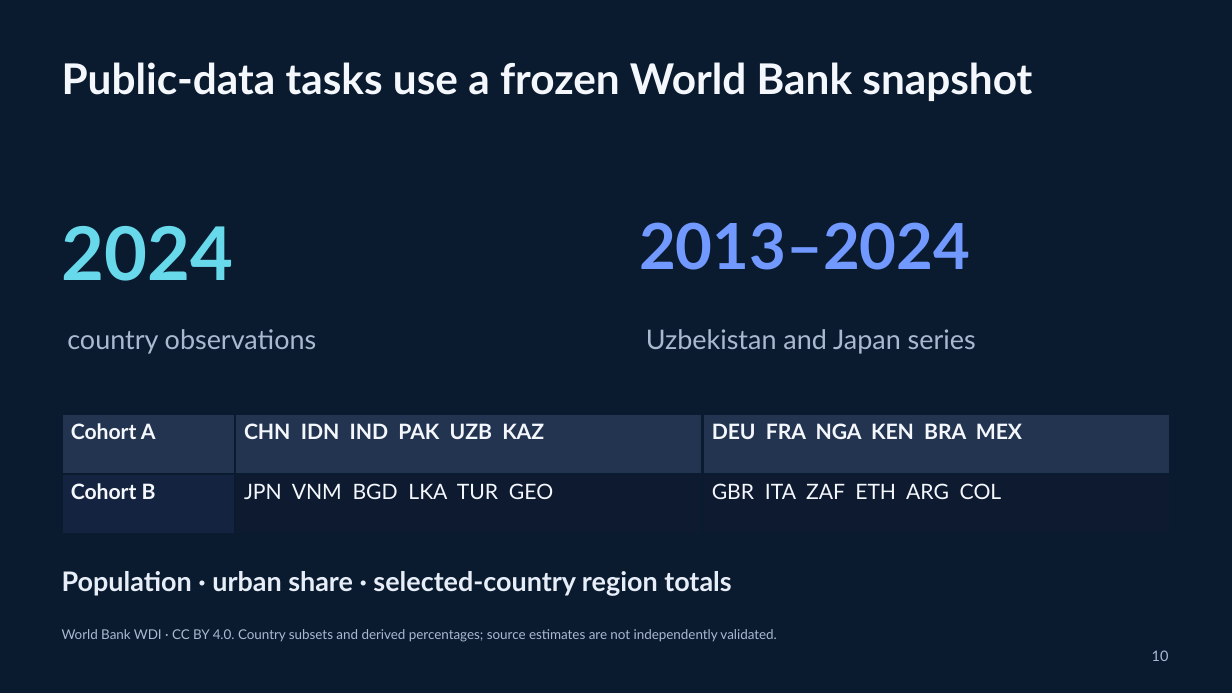
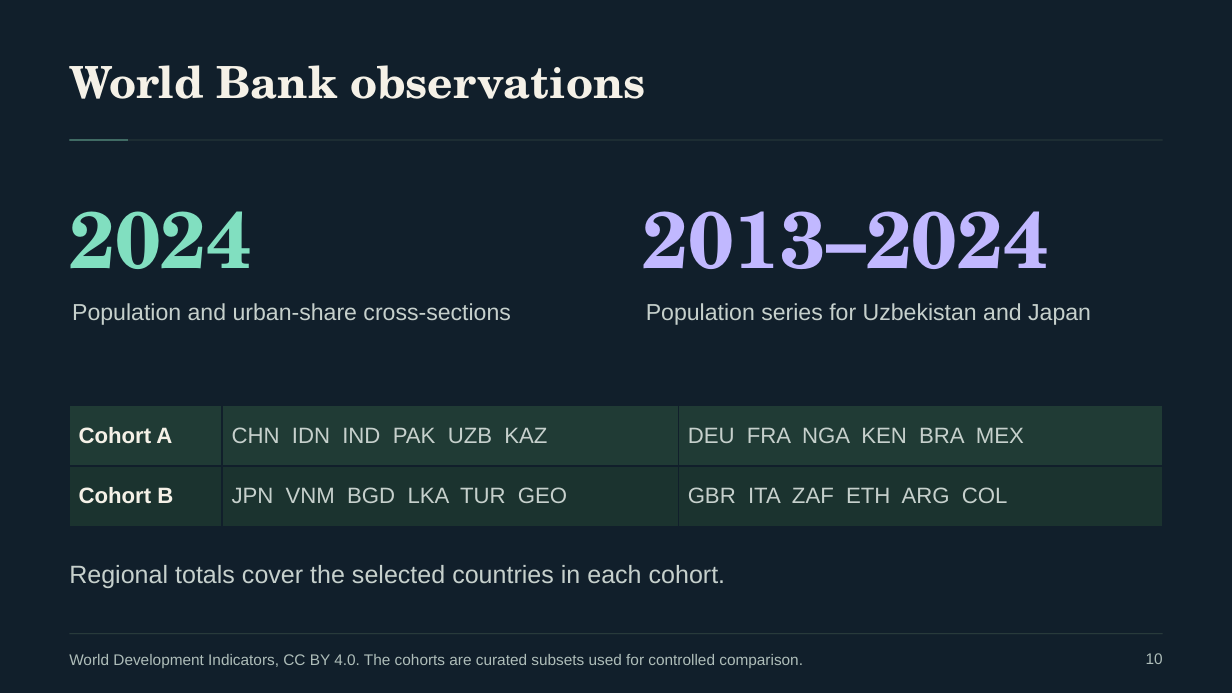
Before and after one commit to naazzarov/trustverify-ai-analysis, a slide deck: slide 10 of presentation/TrustVerify-Dark-Defense.pptx. Drawn at 1232x693 pixels with LibreOffice and Linux fonts; fonts in the diff are those of the drawing. Boxes give left, top, right and bottom in pixels: in the first picture for what was removed or moved away, otherwise in the second. Text is boxed around its words. In the diff, an @@ line names an element or a change of style, - is before the commit and + after.

Commit message:
Redesign TrustVerify defense and link abstract to source evidence

```diff
--- a/presentation/TrustVerify-Dark-Defense.pptx
+++ b/presentation/TrustVerify-Dark-Defense.pptx
@@ background #0A1B30 to #111F2B @@
@@ text at [69, 65, 645, 99]: text changed; size 33 to 34.5 pt; font Lato to TeX Gyre Schola; text colour #F4F7FC to #F5F1E7 @@
-Public-data tasks use a frozen World Bank snapshot
+World Bank observations
@@ rectangle added at [69, 140, 1163, 140], fill #354944 @@
@@ rectangle added at [69, 140, 128, 140], fill #81DFC0 @@
@@ text "2024": place and size @@
-text "2024" at [62, 226, 234, 281]
+text "2024" at [69, 211, 252, 269]
@@ text "2024" at [69, 211, 252, 269]: size 57.8 to 62.2 pt, font Lato to TeX Gyre Schola, text colour #68D8EB to #81DFC0 @@
@@ text "2013–2024": place and size @@
-text "2013–2024" at [639, 222, 970, 270]
+text "2013–2024" at [643, 211, 1049, 269]
@@ text "2013–2024" at [643, 211, 1049, 269]: size 49.5 to 62.2 pt, font Lato to TeX Gyre Schola, text colour #7199FF to #C1B8FF @@
@@ text removed at [67, 329, 316, 354] @@
-country observations
@@ text at [72, 303, 511, 325]: text changed; size 21 to 18 pt; font Lato to Arial; text colour #E8EEF8 to #C6D0CC; bold off @@
-Population · urban share · selected-country region totals
+Population and urban-share cross-sections
@@ text at [646, 303, 1091, 325]: text changed; size 21 to 18 pt; font Lato to Arial; text colour #AAB9D0 to #C6D0CC @@
-Uzbekistan and Japan series
+Population series for Uzbekistan and Japan
@@ table at [69, 406, 1164, 527] @@
@@ fill #233450 to #203B35 in row 1 @@
@@ fill #142440 to #1B332F in row 2, column 1 @@
@@ fill #0D1A30 to #1B332F in 2 cells @@
@@ size 16.5 to 17.2 pt, font Lato to Arial @@
@@ text colour #F4F7FC to #F5F1E7 in "Cohort A", "Cohort B" @@
@@ text colour #F4F7FC to #C6D0CC in "CHN IDN IND PAK UZB KAZ", "DEU FRA NGA KEN BRA MEX", "JPN VNM BGD LKA TUR GEO", "GBR ITA ZAF ETH ARG COL" @@
@@ bold off in "CHN IDN IND PAK UZB KAZ", "DEU FRA NGA KEN BRA MEX" @@
@@ borders changed @@
@@ table: place and size @@
-table at [62, 414, 1171, 534]
+table at [69, 406, 1164, 527]
@@ text added at [69, 565, 726, 588], 19.5 pt, text #C6D0CC @@
+Regional totals cover the selected countries in each cohort.
@@ text at [69, 654, 803, 668]: text changed; size 10.5 to 12 pt; font Lato to Arial; text colour #AAB9D0 to #AEBDB9 @@
-World Bank WDI · CC BY 4.0. Country subsets and derived percentages; source estimates are not independently validated.
+World Development Indicators, CC BY 4.0. The cohorts are curated subsets used for controlled comparison.
@@ rectangle added at [69, 633, 1163, 634], fill #354944 @@
@@ text "10" at [1146, 653, 1163, 664]: size 11.2 to 12 pt, font Lato to Arial, text colour #AAB9D0 to #AEBDB9 @@
```
Also in this commit, not shown: 16 other slides changed, 5 slides added, 5 slides removed, 8 other files.
